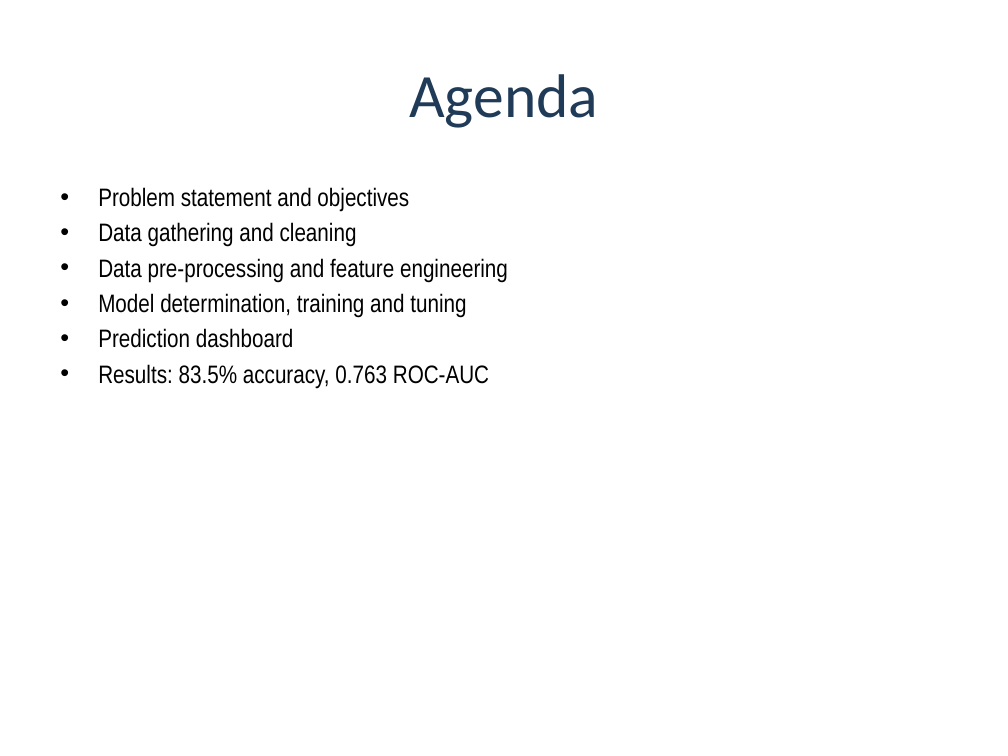
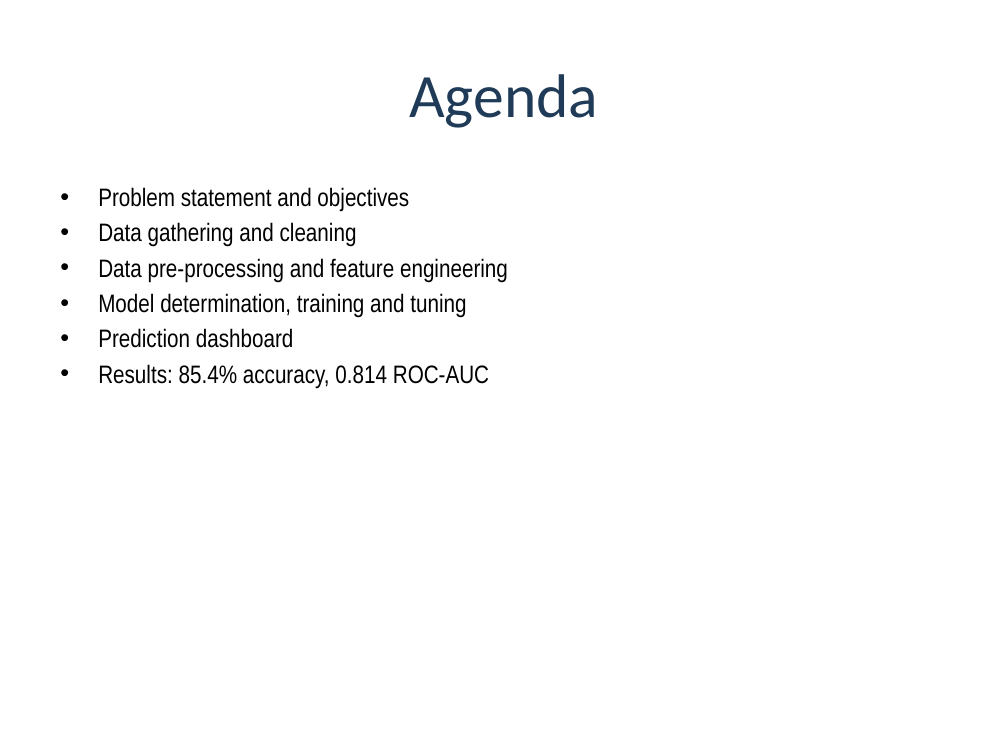
Before and after one commit to molisezx/-motz-loan-prediction-, a slide deck: slide 2 of presentation/DIAL3110_Loan_Prediction_Slides.pptx. Drawn at 1008x756 pixels with LibreOffice and Linux fonts; fonts in the diff are those of the drawing. Boxes give left, top, right and bottom in pixels: in the first picture for what was removed or moved away, otherwise in the second. Text is boxed around its words. In the diff, an @@ line names an element or a change of style, - is before the commit and + after.

```diff
--- a/presentation/DIAL3110_Loan_Prediction_Slides.pptx
+++ b/presentation/DIAL3110_Loan_Prediction_Slides.pptx
@@ text at [98,364,489,389]: text changed @@
-• Results: 83.5% accuracy, 0.763 ROC-AUC
+• Results: 85.4% accuracy, 0.814 ROC-AUC
```
Also in this commit, not shown: 6 other slides changed, 40 other files.
